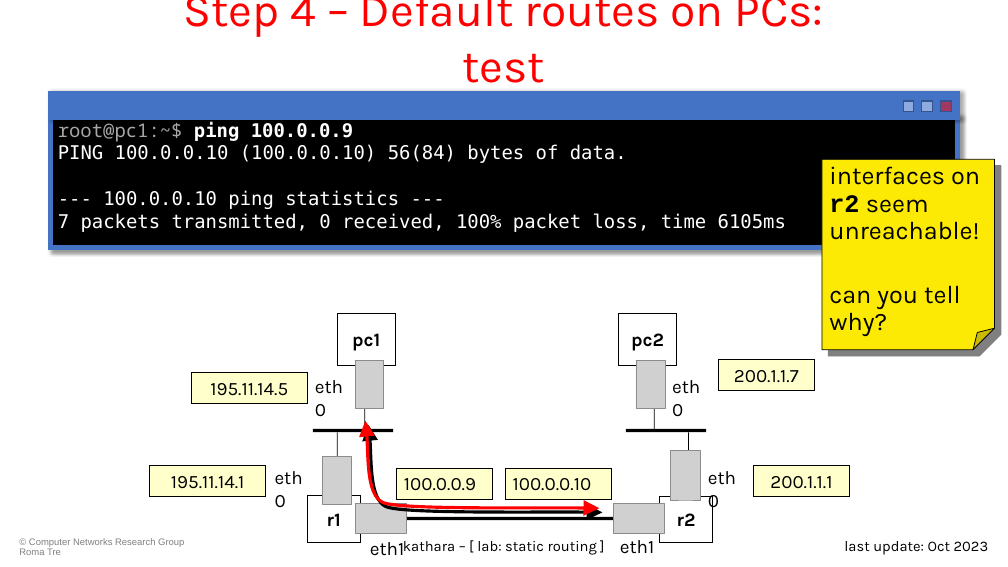
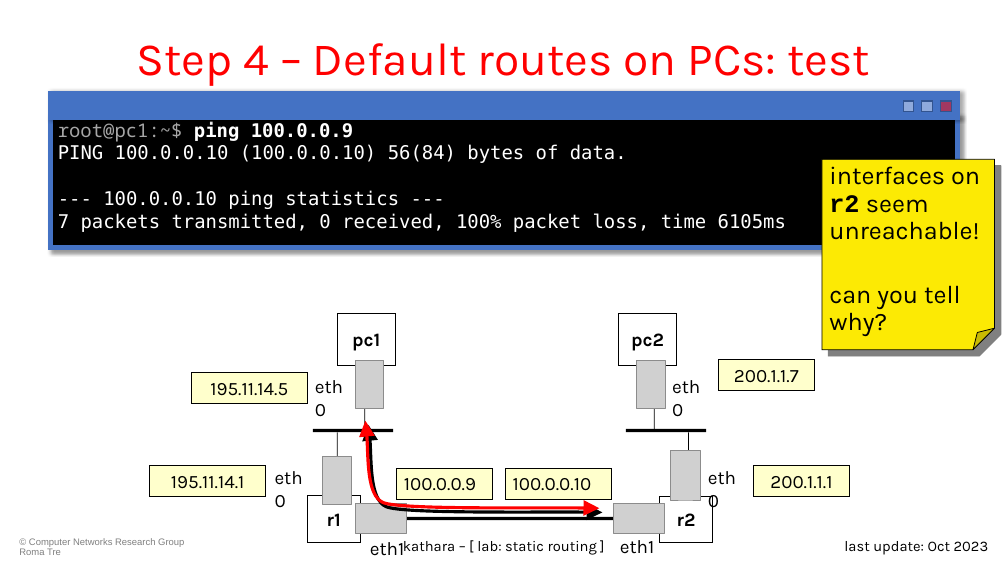
Before and after one commit to KatharaFramework/Kathara-Labs, a slide deck: slide 11 of main-labs/basic-topics/static-routing/004-kathara-lab_static-routing.pptx. Drawn at 1008x567 pixels with LibreOffice and Linux fonts; fonts in the diff are those of the drawing; grey boxes stand for pictures; background and template pictures are left out. Boxes give left, top, right and bottom in pixels: in the first picture for what was removed or moved away, otherwise in the second. Text is boxed around its words. In the diff, an @@ line names an element or a change of style, - is before the commit and + after.

Commit message:
Update some slides to new version (#35)
* Fix some titles in static routing slides

* Update rip lab

* Update RIP Slides, WIP

* Changed rip

* Add lconfig to Kathará introduction

```diff
--- a/main-labs/basic-topics/static-routing/004-kathara-lab_static-routing.pptx
+++ b/main-labs/basic-topics/static-routing/004-kathara-lab_static-routing.pptx
@@ title "Step 4 – Default routes ..." rewrapped from [183,0,824,92] to [137,43,870,86] @@
```
Also in this commit, not shown: 6 other slides changed, 14 other files.
